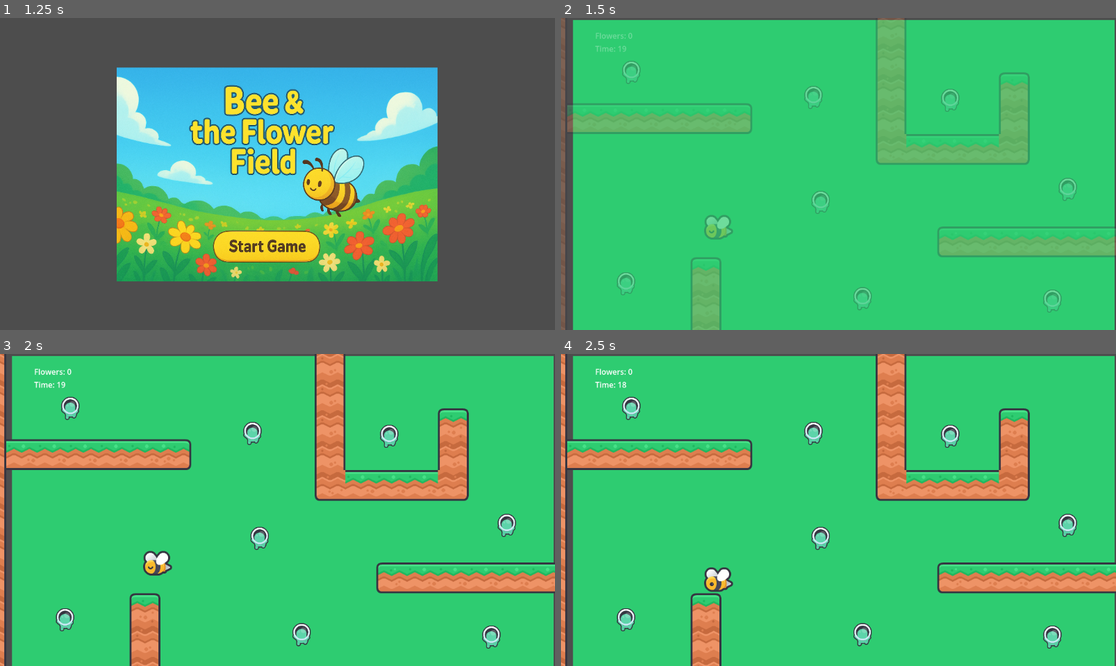
Above: before the commit, frames 1-4 (two rows, left to right).
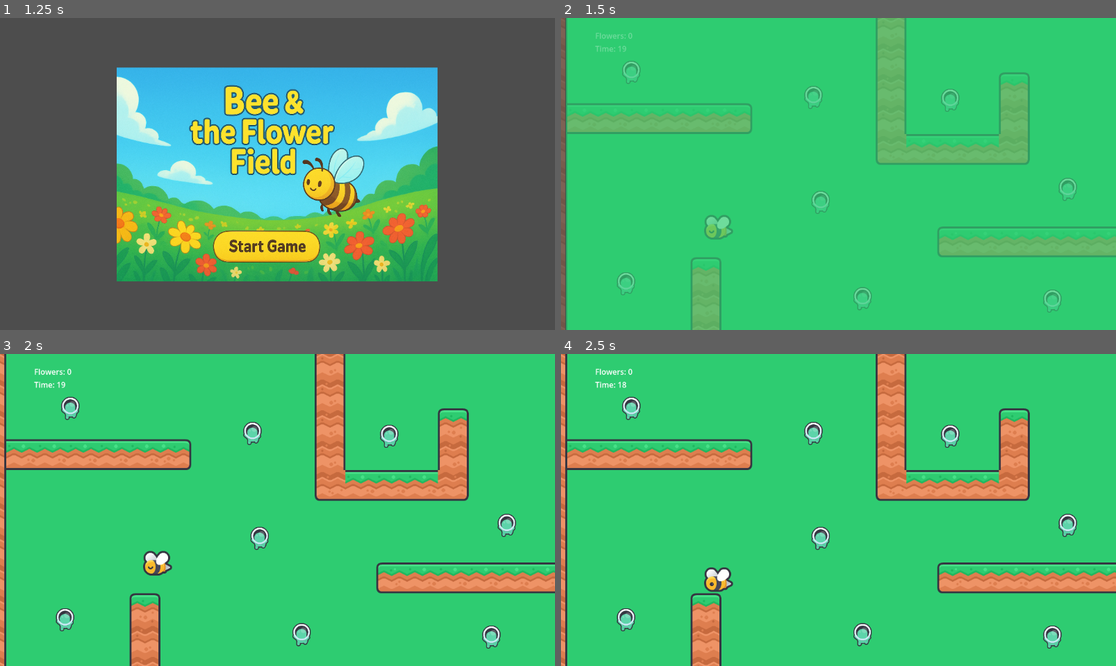
Above: after the commit, the same moments.

Repository: Lea-poh/SpringHunt
Game: Godot game, scene res://scenes/main.tscn
The game is run twice, just before and just after one commit, with the same random seed, the same clock (stepped at 60 frames per second) and the same inputs.
Inputs (mouse positions are in pixels of both pictures, inside the frame that each line leads up to):
- Up to frame 1 (1.25 s): hold Right (ui_right) from 0.53 s (still down)
- Up to frame 2 (1.5 s): release Right (ui_right) at 1.25 s; click (827, 245) at 1.25 s
- Up to frame 3 (2 s): no input
- Up to frame 4 (2.5 s): hold Down (ui_down) from 2.03 s (still down)

Frame 1 is identical in both runs. In frame 2, 2.3% of the frame differs, in the area x 0-100%, y 0-100%; in frame 3, 1.9%; in frame 4, 1.9%.

Commit message:
Update Game.tscn

Diff:
--- a/scenes/Game.tscn
+++ b/scenes/Game.tscn
@@ -486,8 +486,8 @@
 position = Vector2(397, 433)
 
 [node name="Sprite2D" type="Sprite2D" parent="ParallaxBackground/ParallaxLayer"]
-position = Vector2(190, -98)
-scale = Vector2(4.39062, 2.58594)
+position = Vector2(191.50006, -96.00003)
+scale = Vector2(4.5195313, 2.7656248)
 texture = ExtResource("3_o1qho")
 
 [node name="Bee" type="CharacterBody2D" parent="."]
